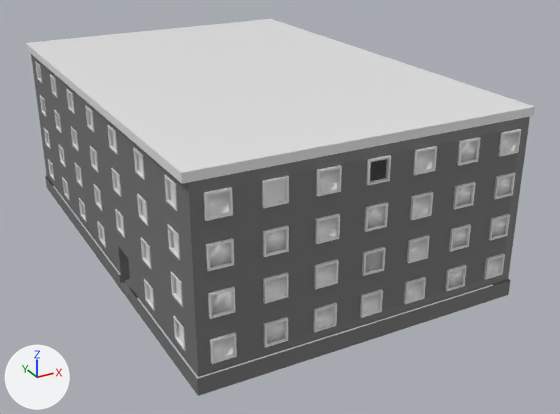
Two versions of the FBX model OSB3D/Assets/Prefabs/Import/Buildings/BD30_F04_01.fbx, one commit apart.
Both versions are drawn from a camera (50 mm lens) standing at (-26.3, -46.3, 23.3) and looking at (-3.5, -4.9, 2.6). The lights are fixed; the arrows at lower left show +X, +Y and +Z. Where no turn or scale is listed for an object, it has been applied to the vertices. Vertices at the same position are counted once.

The scene before the commit, as lines of its bpy script (objects in view):
```python
mat_facade_005 = principled_material('Facade.005')
mat_facade_005.base_color = (0.168, 0.168, 0.168)  # grey #727272
mat_facade_005.roughness = 0.701
mat_frame_005 = principled_material('Frame.005')
mat_frame_005.base_color = (0.8, 0.8, 0.8)  # white #e7e7e7
mat_windowglass_005 = principled_material('WindowGlass.005')
mat_windowglass_005.base_color = (0.8, 0.8, 0.8)  # white #e7e7e7
mat_windowglass_005.roughness = 0.4
me_cube_078 = bpy.data.meshes.new('Cube.078')
me_cube_078.from_pydata(...)  # 2571 vertices, 2105 faces; spans x -10.2..10.2, y -15.2..15.1, z -6.0..5.5
me_cube_078.materials.append(mat_slab_005)  # grey #727272
me_cube_078.materials.append(mat_roof_005)  # white #e7e7e7
me_cube_078.materials.append(mat_facade_005)  # grey #727272
me_cube_078.materials.append(mat_frame_005)  # white #e7e7e7
me_cube_078.materials.append(mat_doorpanel_005)  # white #e7e7e7
me_cube_078.materials.append(mat_door_005)  # white #e7e7e7
me_cube_078.materials.append(mat_doorknob_005)  # yellow #e7b43d
me_cube_078.materials.append(mat_windowglass_005)  # white #e7e7e7
me_cube_078.materials.append(mat_stair_005)  # grey #727272
# before: 2218 (-0.5, -14.9, 4.3), 2219 (-0.5, -14.9, 3.2), 2222 (0.6, -14.9, 4.3), 2223 (0.6, -14.9, 3.2) at pixel (385, 177)
ob_bd30_f04_01 = bpy.data.objects.new('BD30_F04_01', me_cube_078)
ob_bd30_f04_01.location = (-5.0, -2.5, 6.0)
```
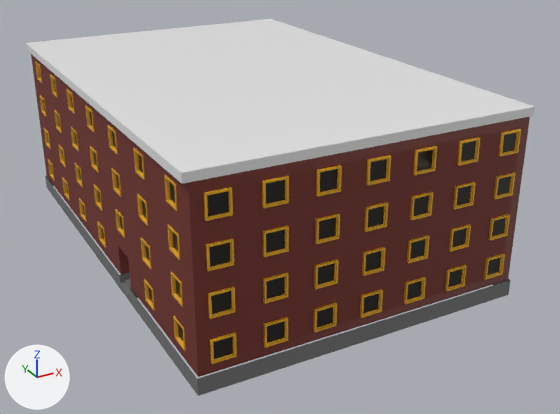
Changed parts and their boxes [x1, y1, x2, y2] in the pictures (560 x 414 px):
'BD30_F04_01', recoloured, reshaped
    both: [25, 19, 535, 396]
part 1 of me_cube_078, added
    after: [370, 159, 387, 181]
part 2 of me_cube_078, recoloured
    both: [231, 290, 335, 330]

Edits to the bpy script that builds the scene:
```text
Change mat_facade_005:
    mat_facade_005.base_color: (0.168, 0.168, 0.168) -> (0.168, 0.0275, 0.0189)  # grey #727272 -> dark red #722e25
Change mat_frame_005:
    mat_frame_005.base_color: (0.8, 0.8, 0.8) -> (0.8, 0.401, 0.0105)  # white #e7e7e7 -> yellow #e7aa1a
Change mat_windowglass_005:
    mat_windowglass_005.base_color: (0.8, 0.8, 0.8) -> (0.00655, 0.00655, 0.00655)  # white #e7e7e7 -> black #131313
Change me_cube_078:
    used by ob_bd30_f04_01; location = (-5.0, -2.5, 6.0)
    verts and faces of me_cube_078; kept vertices keep their numbers, new ones are numbered from 2571
    remove me_cube_078.from_pydata(...)  # 2571 vertices, 2105 faces; spans x -10.2..10.2, y -15.2..15.1, z -6.0..5.5
    add me_cube_078.from_pydata(...)  # 2571 vertices, 2106 faces; spans x -10.2..10.2, y -15.2..15.1, z -6.0..5.5
    me_cube_078 part 1
    add faces += [(2218, 2219, 2223, 2222)]  # mat_windowglass_005 (black #131313)
    me_cube_078 part 2: 7 faces spanning x -8.0..3.4, y -15.2..-14.9, z -4.3..4.3 switch from mat_windowglass_005 (white #e7e7e7) to mat_frame_005 (yellow #e7aa1a)
```
